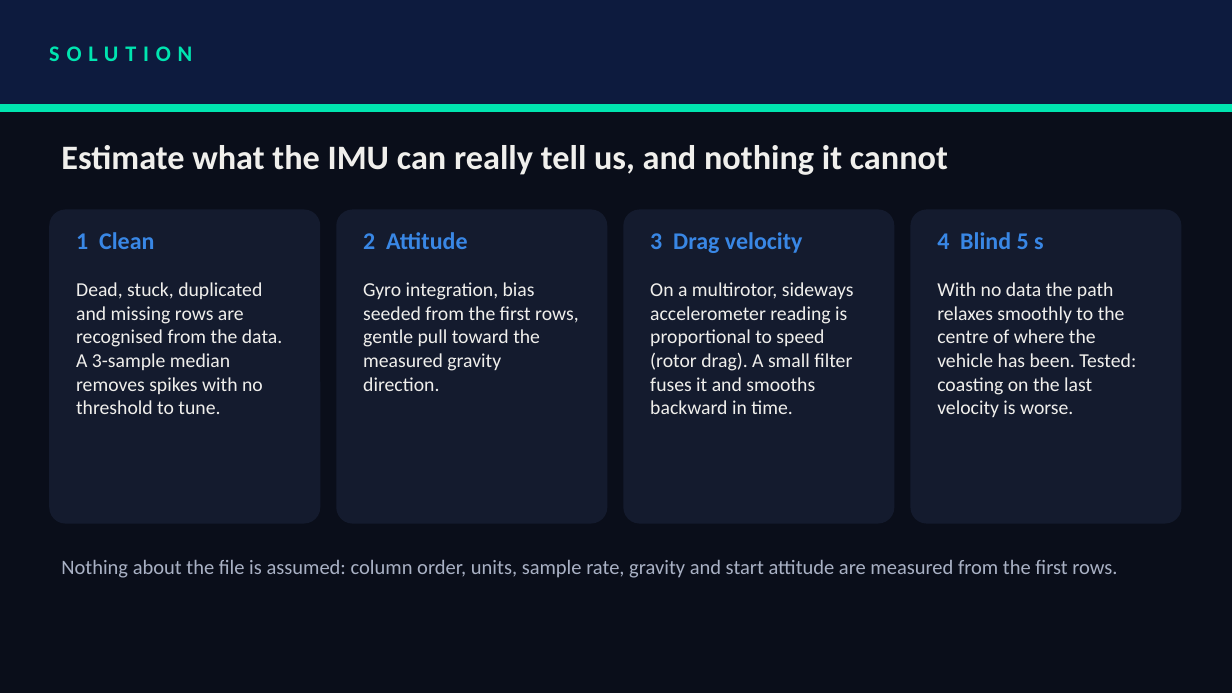
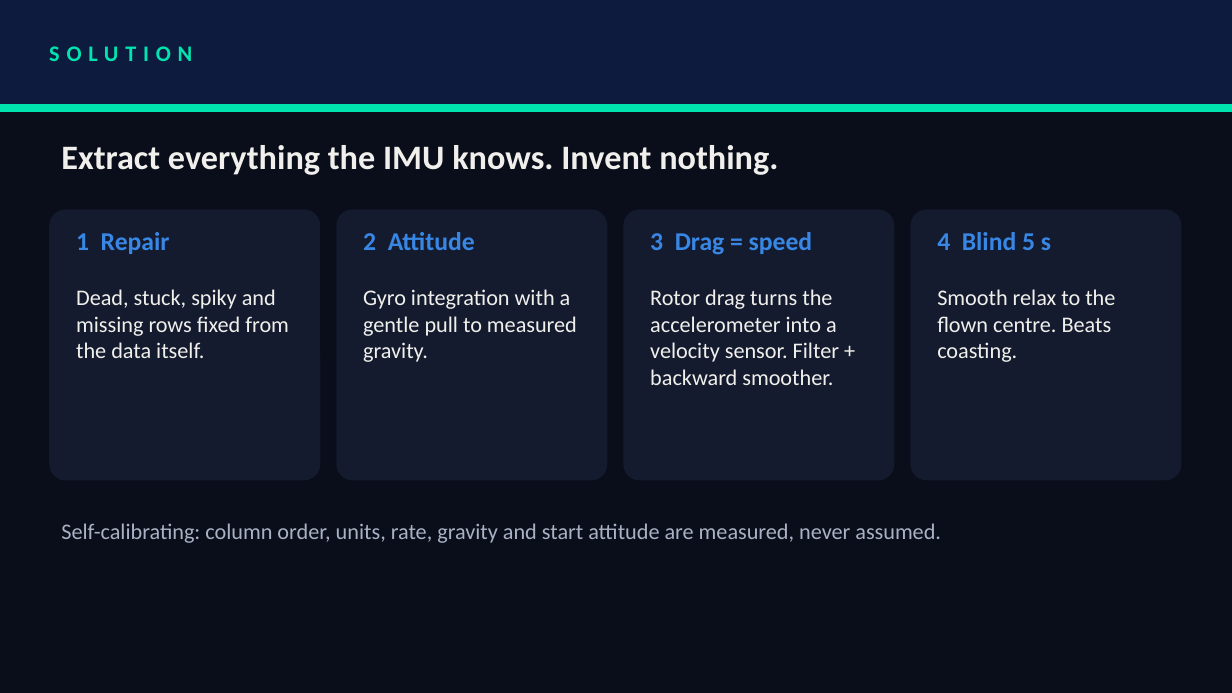
Before and after one commit to akshat333-debug/Ghost-Track, a slide deck: slide 3 of presentation/VITVellore_ZeroDrift.pptx. Drawn at 1232x693 pixels with LibreOffice and Linux fonts; fonts in the diff are those of the drawing. Boxes give left, top, right and bottom in pixels: in the first picture for what was removed or moved away, otherwise in the second. Text is boxed around its words. In the diff, an @@ line names an element or a change of style, - is before the commit and + after.

```diff
--- a/presentation/VITVellore_ZeroDrift.pptx
+++ b/presentation/VITVellore_ZeroDrift.pptx
@@ text at box(61, 145, 778, 175): text changed @@
-Estimate what the IMU can really tell us, and nothing it cannot
+Extract everything the IMU knows. Invent nothing.
@@ rounded rectangle: place and size @@
-rounded rectangle at box(49, 209, 320, 524)
+rounded rectangle at box(49, 209, 320, 480)
@@ rounded rectangle: place and size @@
-rounded rectangle at box(336, 209, 607, 524)
+rounded rectangle at box(336, 209, 607, 480)
@@ rounded rectangle: place and size @@
-rounded rectangle at box(623, 209, 894, 524)
+rounded rectangle at box(623, 209, 894, 480)
@@ rounded rectangle: place and size @@
-rounded rectangle at box(910, 209, 1181, 524)
+rounded rectangle at box(910, 209, 1181, 480)
@@ text at box(76, 232, 170, 254): text changed; size 14 to 15 pt @@
-1 Clean
+1 Repair
@@ text "2 Attitude" at box(363, 232, 475, 250): size 14 to 15 pt @@
@@ text at box(650, 232, 813, 255): text changed; size 14 to 15 pt @@
-3 Drag velocity
+3 Drag = speed
@@ text "4 Blind 5 s" at box(937, 232, 1051, 250): size 14 to 15 pt @@
@@ text at box(76, 289, 289, 358): text changed; size 11.5 to 13 pt @@
-Dead, stuck, duplicated and missing rows are recognised from the data. A 3-sample median removes spikes with no threshold to tune.
+Dead, stuck, spiky and missing rows fixed from the data itself.
@@ text at box(363, 289, 577, 362): text changed; size 11.5 to 13 pt @@
-Gyro integration, bias seeded from the first rows, gentle pull toward the measured gravity direction.
+Gyro integration with a gentle pull to measured gravity.
@@ text at box(650, 289, 839, 385): text changed; size 11.5 to 13 pt @@
-On a multirotor, sideways accelerometer reading is proportional to speed (rotor drag). A small filter fuses it and smooths backward in time.
+Rotor drag turns the accelerometer into a velocity sensor. Filter + backward smoother.
@@ text at box(937, 289, 1115, 362): text changed; size 11.5 to 13 pt @@
-With no data the path relaxes smoothly to the centre of where the vehicle has been. Tested: coasting on the last velocity is worse.
+Smooth relax to the flown centre. Beats coasting.
@@ text at box(61, 523, 941, 543): text changed; size 12 to 13 pt @@
-Nothing about the file is assumed: column order, units, sample rate, gravity and start attitude are measured from the first rows.
+Self-calibrating: column order, units, rate, gravity and start attitude are measured, never assumed.
```
Also in this commit, not shown: 6 other slides changed, 1 slide added, 1 slide removed, 13 other files.
